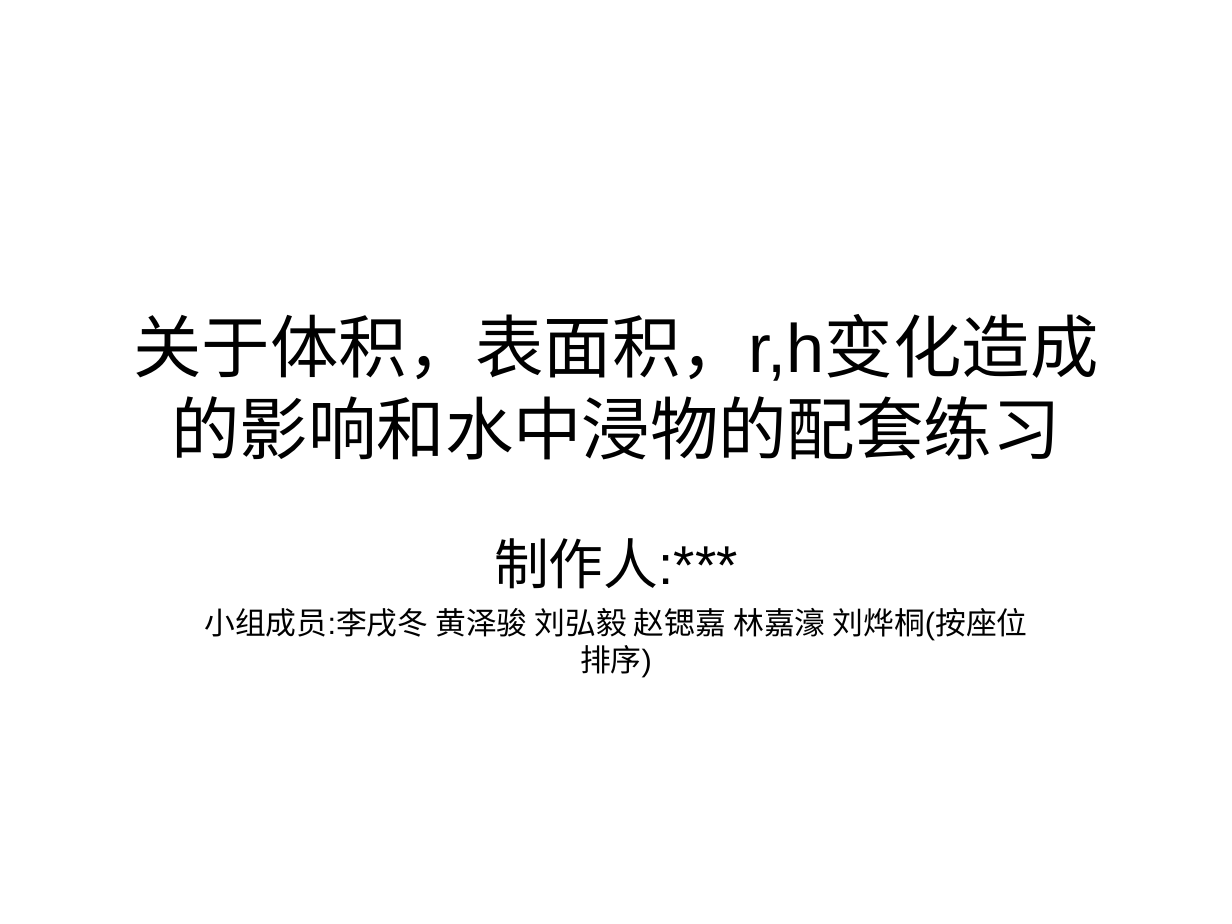
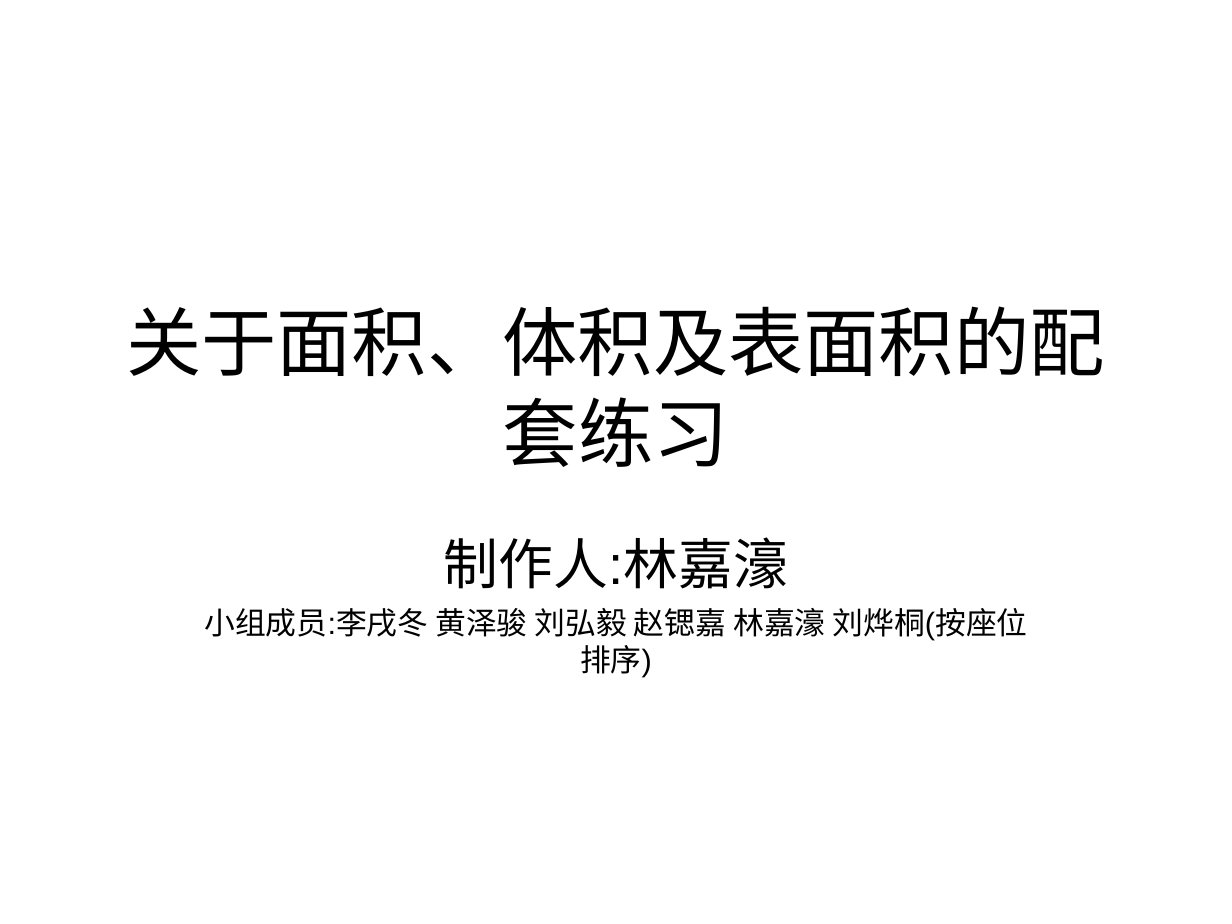
Before and after one commit to lxdxz/lxdxz.github.io, a slide deck: slide 28 of pptkey=123456/000[main PPT].ppt (slide 29 before the commit). Drawn at 1232x924 pixels with LibreOffice and Linux fonts; fonts in the diff are those of the drawing. Boxes give left, top, right and bottom in pixels: in the first picture for what was removed or moved away, otherwise in the second. Text is boxed around its words. In the diff, an @@ line names an element or a change of style, - is before the commit and + after.

```diff
--- a/pptkey=123456/000[main PPT].ppt
+++ b/pptkey=123456/000[main PPT].ppt
@@ title at [126,306,1105,467]: text changed; size 40 to 44 pt @@
-关于体积，表面积，r,h变化造成的影响和水中浸物的配套练习
+关于面积、体积及表面积的配套练习
@@ subtitle at [444,537,788,589]: text changed @@
-制作人:***
+制作人:林嘉濠
```
Also in this commit, not shown: 5 other slides changed, 1 slide removed, 7 other files.
